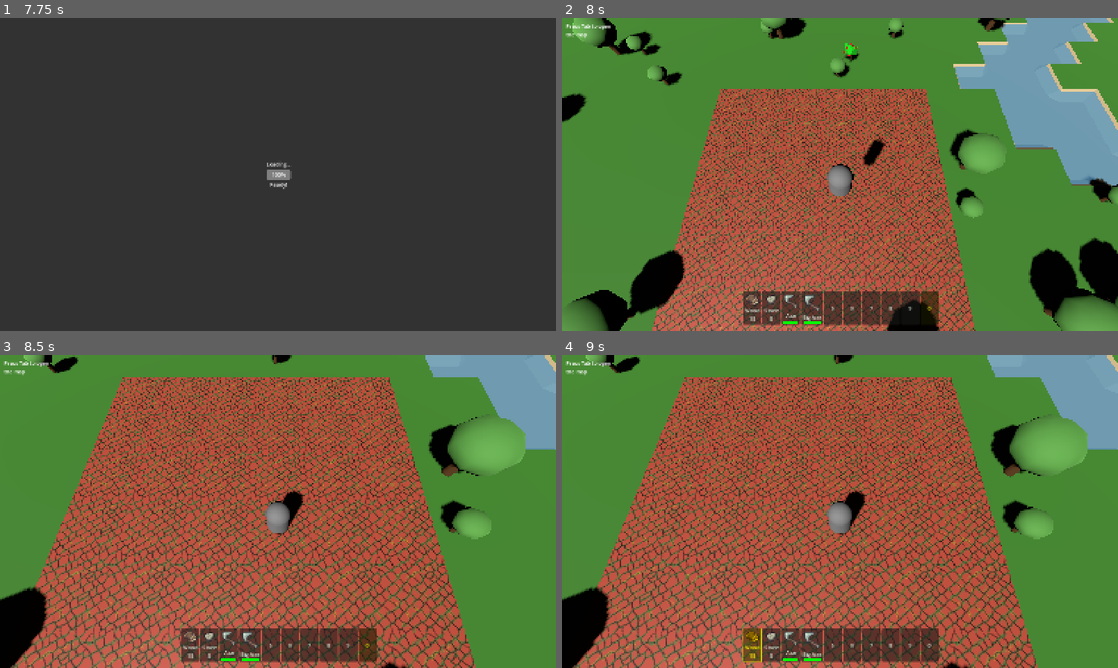
Above: before the commit, frames 1-4 (two rows, left to right).
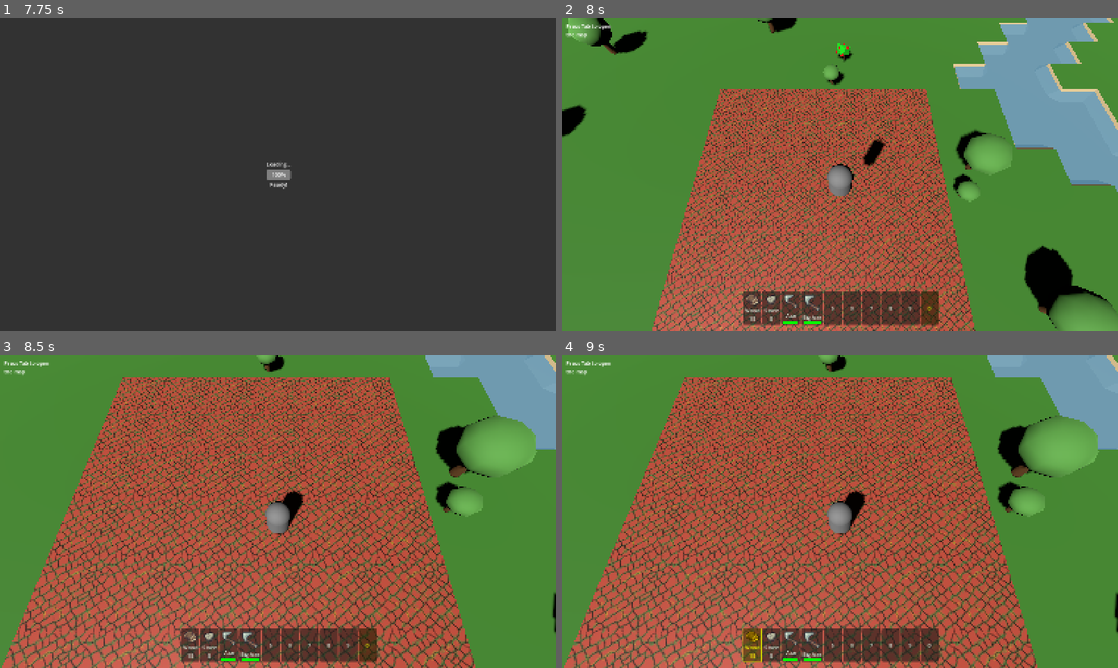
Above: after the commit, the same moments.

Repository: D1g1talfart/IslandGame
Game: Godot game, scene res://Main.tscn
Two runs of this game, one before a commit and one after it. Both use one fixed random seed, a clock stepped at 60 frames per second and the inputs below.
Inputs (mouse positions are in pixels of both pictures, inside the frame that each line leads up to):
- Up to frame 1 (7.75 s): click "New Island" at 0.5 s; tap Enter (ui_accept) at 1.25, 1.52, 2, 2.75, 3.5, 4.25, 4.52, 5, 7.52 s; move the mouse to (400, 158) at 1.27 s; hold D (move_right) 1.28-2 s; tap 1 at 1.35 s; click (400, 158) at 1.42 s; drag from (166, 190) to (250, 237) at 2.02 s; move the mouse to (333, 105) at 2.77 s; hold D (move_right) 2.78-3.5 s; tap 0 at 2.85 s; drag from (250, 237) to (111, 127) at 3.52 s; move the mouse to (444, 221) at 4.27 s; hold A (move_left) 4.28-5 s; tap I at 4.35 s; drag from (111, 127) to (194, 96) at 5.02 s; move the mouse to (305, 174) at 5.77 s; hold S (move_backward) 5.78-6.5 s; tap P at 5.85 s; click (305, 174) at 5.92 s; drag from (194, 96) to (166, 190) at 6.52 s; move the mouse to (400, 158) at 7.27 s; hold W (move_forward) from 7.28 s (still down); tap Y at 7.35 s
- Up to frame 2 (8 s): keep holding W (move_forward)
- Up to frame 3 (8.5 s): release W (move_forward) at 8 s; drag from (166, 527) to (250, 574) at 8.02 s
- Up to frame 4 (9 s): click "Wood 15" at 8.75 s

Frame 1 is identical in both runs. In frame 2, 8.2% of the frame differs, in the area x 0-100%, y 0-100%; in frame 3, 4.3%; in frame 4, 4.3%.

Commit message:
added hard wood item added visual indicators for tool requirement

Diff:
--- a/ItemDatabase.gd
+++ b/ItemDatabase.gd
@@ -116,7 +116,17 @@
 	"rarity": "uncommon",
 	"durability": 150,  # More durable than regular axe
 	"tool_power": 3
-	}
+	},
+	12: {  # Wood
+		"id": 12,
+		"name": "Hard Wood",
+		"type": "resource",
+		"description": "Better building material from Anceint trees",
+		"icon_path": "res://Icons/Wood.png",
+		"stack_size": 99,
+		"sell_price": 5,
+		"rarity": "common"
+	},
 }
 
 # Rest of your ItemDatabase code stays the same...
--- a/inventory_ui.gd
+++ b/inventory_ui.gd
@@ -13,6 +13,9 @@
 var dragging_item: InventoryManager.InventoryItem = null
 var dragging_from_slot: int = -1
 var drag_preview: Control = null
+
+var message_label: Label
+var message_timer: Timer
 
 class InventorySlot extends Button:
 	var slot_index: int
@@ -149,6 +152,7 @@
 
 	create_hotbar_ui()
 	create_full_inventory()
+	create_message_system()
 	inventory_manager.inventory_changed.connect(update_all_displays)
 	inventory_manager.hotbar_changed.connect(highlight_selected_slot)
 
@@ -630,3 +634,68 @@
 
 	inventory_manager.inventory_changed.emit()
 	print("Single item move complete!")
+
+func create_message_system():
+	"""Create floating message system for tool feedback"""
+	# Create label for messages
+	message_label = Label.new()
+	message_label.name = "ToolMessage"
+	add_child(message_label)
+
+	# Position in center-top of screen
+	message_label.set_anchors_and_offsets_preset(Control.PRESET_CENTER_TOP)
+	message_label.offset_top = 100
+	message_label.offset_left = -200
+	message_label.offset_right = 200
+	message_label.offset_bottom = 150
+
+	# Style the message
+	message_label.add_theme_font_size_override("font_size", 24)
+	message_label.add_theme_color_override("font_color", Color.WHITE)
+	message_label.add_theme_color_override("font_shadow_color", Color.BLACK)
+	message_label.add_theme_constant_override("shadow_offset_x", 2)
+	message_label.add_theme_constant_override("shadow_offset_y", 2)
+	message_label.horizontal_alignment = HORIZONTAL_ALIGNMENT_CENTER
+	message_label.vertical_alignment = VERTICAL_ALIGNMENT_CENTER
+	message_label.visible = false
+
+	# Add background
+	var style = StyleBoxFlat.new()
+	style.bg_color = Color(0, 0, 0, 0.7)
+	style.corner_radius_top_left = 10
+	style.corner_radius_top_right = 10
+	style.corner_radius_bottom_left = 10
+	style.corner_radius_bottom_right = 10
+	message_label.add_theme_stylebox_override("normal", style)
+
+	# Create timer for hiding messages
+	message_timer = Timer.new()
+	message_timer.name = "MessageTimer"
+	message_timer.wait_time = 1.0
+	message_timer.one_shot = true
+	message_timer.timeout.connect(hide_tool_message)
+	add_child(message_timer)
+
+	print("UI Message system created!")
+
+func show_tool_message(message: String, color: Color = Color.WHITE):
+	"""Show a message at the top of the screen"""
+	if not message_label:
+		print("No message label!")
+		return
+
+	message_label.text = message
+	message_label.add_theme_color_override("font_color", color)
+	message_label.visible = true
+
+	# Reset timer
+	message_timer.stop()
+	message_timer.start()
+
+	print("UI: Showing message: ", message)
+
+func hide_tool_message():
+	"""Hide the message"""
+	if message_label:
+		message_label.visible = false
+		print("UI: Hidden message")
--- a/player.gd
+++ b/player.gd
@@ -13,6 +13,7 @@
 var last_terrain_type: int = -1
 
 func _ready():
+	add_to_group("player")
 	print("Player spawned at:", global_position)
 	base_speed = speed  # Store original speed
 
@@ -60,6 +61,15 @@
 
 	indicator.position.y = -0.9  # At ground level
 	add_child(indicator)
+
+func show_tool_message(message: String, color: Color = Color.WHITE):
+	"""Show a tool message via the UI system"""
+	var inventory_ui = $InventoryUI
+	if inventory_ui and inventory_ui.has_method("show_tool_message"):
+		inventory_ui.show_tool_message(message, color)
+		print("Player: Forwarding message to UI: ", message)
+	else:
+		print("Player: No UI system found for message: ", message)
 
 func _physics_process(delta):
 	# Update terrain effects first
--- a/terrain_manager.gd
+++ b/terrain_manager.gd
@@ -74,8 +74,8 @@
 
 var resource_spawn_rules: Dictionary = {
 	TerrainType.LEVEL0_GRASS: [
-		{"type": "small_tree", "chance": 0.1, "max_per_tile": 1},
-		{"type": "oak_tree", "chance": 0.3, "max_per_tile": 1},
+		{"type": "small_tree", "chance": 0.05, "max_per_tile": 1},
+		{"type": "oak_tree", "chance": 0.1, "max_per_tile": 1},
 		{"type": "berry_bush", "chance": 0.1, "max_per_tile": 1}
 	],
 	TerrainType.LEVEL1_GRASS: [
@@ -432,7 +432,7 @@
 		{"item_id": 1, "min": 3, "max": 5, "chance": 1.0}  # Wood
 	],
 	"ancient_tree": [
-		{"item_id": 1, "min": 4, "max": 8, "chance": 1.0},  # Wood
+		{"item_id": 12, "min": 4, "max": 8, "chance": 1.0},  # Wood
 		{"item_id": 6, "min": 1, "max": 1, "chance": 0.1}   # Rare Seed (add to database)
 	],
 	"stone_small": [
@@ -498,8 +498,13 @@
 }
 
 func collect_resource(resource_data: Dictionary) -> Array:
-	"""Collect a resource with tool type AND power requirements"""
+	"""Collect a resource with tool type AND power requirements - WITH VISUAL FEEDBACK"""
 	var drops = []
+
+	# Find the player for messaging
+	var player = get_tree().get_first_node_in_group("player")
+	if not player:
+		player = get_node_or_null("/root/Main/Player")
 
 	# Check tool requirements FIRST
 	var requirements = tool_requirements.get(resource_data.type, {})
@@ -512,6 +517,8 @@
 
 		if not inventory_manager:
 			print("❌ No inventory manager found!")
+			if player and player.has_method("show_tool_message"):
+				player.show_tool_message("❌ System Error!", Color.RED)
 			return []
 
 		var required_tool_type = requirements.get("tool_type", "")
@@ -520,6 +527,9 @@
 		# Check if required tool type is equipped
 		if not inventory_manager.has_tool_equipped(required_tool_type):
 			print("❌ You need a ", required_tool_type, " to collect ", resource_data.type)
+			if player and player.has_method("show_tool_message"):
+				var message = "Need " + required_tool_type.capitalize() + " to collect!"
+				player.show_tool_message(message, Color.ORANGE)
 			return []
 
 		# Check tool power
@@ -530,12 +540,19 @@
 			print("❌ Your ", equipped_tool.get_name(), " (power ", tool_power, ") is not strong enough!")
 			print("❌ ", resource_data.type, " requires tool power ", required_power)
 
-			# Give helpful hints
-			match required_power:
-				2:
-					print("💡 Try finding a better axe for tougher trees")
-				3:
-					print("💡 You need a Big Axe to cut ancient trees!")
+			if player and player.has_method("show_tool_message"):
+				var message = ""
+				match required_power:
+					1:
+						message = "Need basic axe!"
+					2:
+						message = "Need stronger axe!"
+					3:
+						message = "Need Big Axe for ancient trees!"
+					_:
+						message = "Tool not strong enough!"
+
+				player.show_tool_message(message, Color.RED)
 
 			return []
 
@@ -544,9 +561,19 @@
 
 		if not tool_still_works:
 			print("💔 Your ", equipped_tool.get_name(), " broke while collecting ", resource_data.type)
+			if player and player.has_method("show_tool_message"):
+				player.show_tool_message("💔 " + equipped_tool.get_name() + " broke!", Color.RED)
 			# Still allow collection since tool broke during use
 		else:
 			print("🔧 Used ", equipped_tool.get_name(), " (power ", tool_power, ") to collect ", resource_data.type)
+			if player and player.has_method("show_tool_message"):
+				var drops_preview = get_resource_drops(resource_data.type)
+				var drop_text = ""
+				for drop in drops_preview:
+					var item_name = ItemDatabase.get_item_name_by_id(drop.item_id)
+					drop_text += "+" + str(drop.amount) + " " + item_name + " "
+
+
 
 	# Tool check passed (or no tool required) - collect the resource
 	drops = get_resource_drops(resource_data.type)
